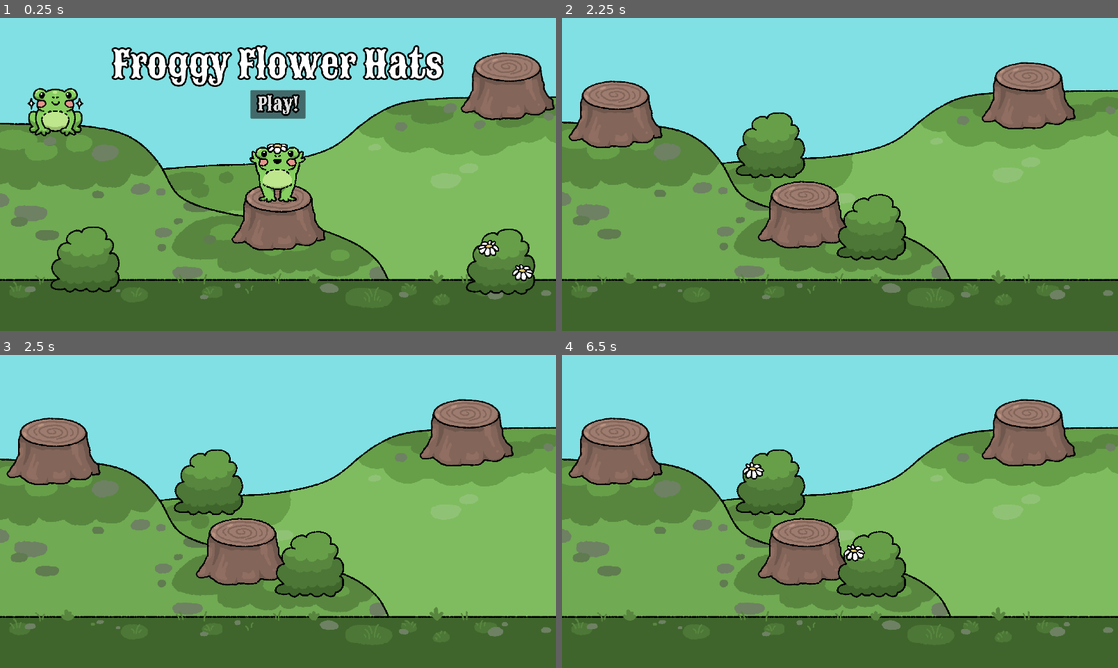
Above: before the commit, frames 1-4 (two rows, left to right).
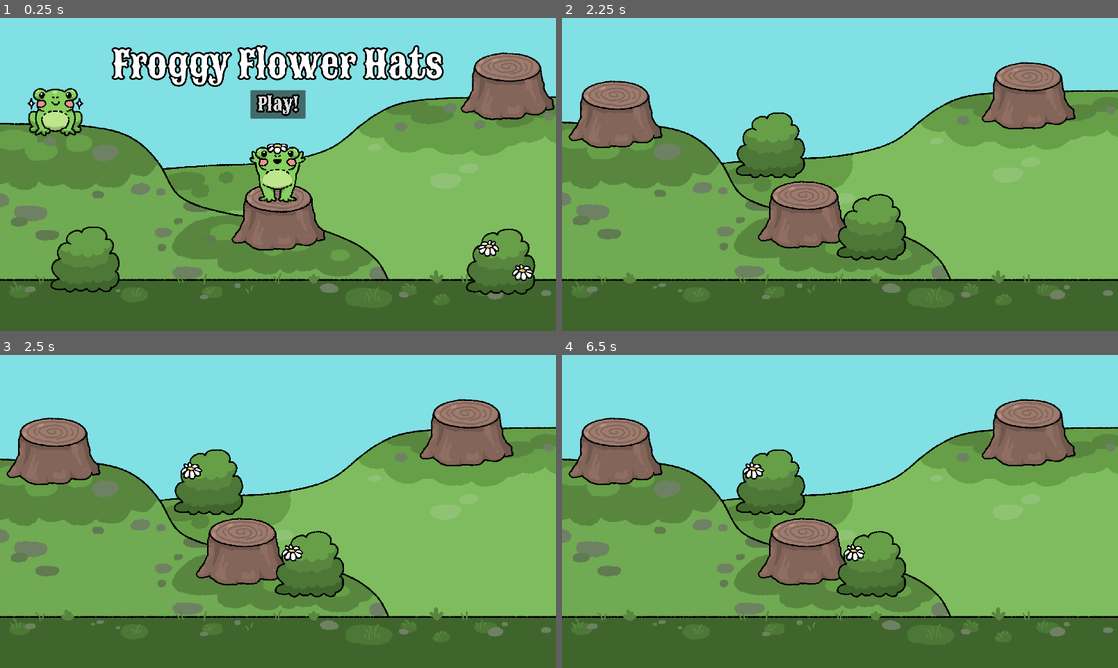
Above: after the commit, the same moments.

Repository: jadicodes/froggy-flower-hats
Game: Godot game, scene res://menu/menu.tscn
Same seed, same stepped clock (60 frames per second), same inputs: the game is played once before the commit and once after it.
Inputs (mouse positions are in pixels of both pictures, inside the frame that each line leads up to):
- Up to frame 1 (0.25 s): no input
- Up to frame 2 (2.25 s): click "Play!" at 0.5 s; click "Play!" at 1.25 s; click "OK" at 2 s
- Up to frame 3 (2.5 s): no input
- Up to frame 4 (6.5 s): tap Enter at 2.75, 4.25, 5.75 s; move the mouse to (962, 495) at 2.77 s; press the mouse at (962, 495) at 2.78 s; tap Space at 3.5, 5 s; move the mouse to (728, 527) at 3.52 s; release the mouse at (728, 527) at 3.53 s; click (728, 527) at 3.6 s; move the mouse to (895, 442) at 4.27 s; press the mouse at (895, 442) at 4.28 s; move the mouse to (812, 574) at 5.02 s; release the mouse at (812, 574) at 5.03 s; click (812, 574) at 5.1 s; move the mouse to (1006, 558) at 5.77 s; press the mouse at (1006, 558) at 5.78 s

Frames 1-2 are identical in both runs. In frame 3, 0.3% of the frame differs, in the area x 32-55%, y 34-66%; in frame 4, nothing differs.

Commit message:
Regrow flowers

Diff:
--- a/flower/bush.gd
+++ b/flower/bush.gd
@@ -4,7 +4,7 @@
 
 var _flower_bud : FlowerBud
 var _current_flowers = 0
-var _possible_times: Array = [3, 5, 7, 8, 9]
+var _possible_times: Array = [8, 10, 12, 15, 17]
 @onready var _markers: Array = [$FlowerBudMarker, $FlowerBudMarker2, $FlowerBudMarker3]
 
 
@@ -26,12 +26,12 @@
 
 
 func _on_growth_timer_timeout() -> void:
-	if _current_flowers < _MAX_FLOWERS:
+	if _find_position():
 		_grow_flower()
 
 
 func _find_position():
 	for _marker in _markers:
-		var _can_grow = _marker._check_has_flower()
+		var _can_grow = !_marker._check_has_flower()
 		if _can_grow:
 			return _marker.position
--- a/flower/bush.tscn
+++ b/flower/bush.tscn
@@ -18,7 +18,6 @@
 texture = ExtResource("1_gn265")
 
 [node name="GrowthTimer" type="Timer" parent="."]
-wait_time = 5.0
 autostart = true
 
 [node name="FlowerBudMarker" parent="." instance=ExtResource("3_p4286")]
--- a/flower/flower_bud/flower_bud.gd
+++ b/flower/flower_bud/flower_bud.gd
@@ -12,9 +12,11 @@
 	set(state):
 		if state == _growth_stages.GROWN:
 			set_collision_layer_value(5, false)
+			set_collision_layer_value(6, true)
 			position = _original_position
 		if state == _growth_stages.GRABBED:
 			set_collision_layer_value(5, true)
+			set_collision_layer_value(6, false)
 		_flower_state = state
 
 
--- a/flower/flower_bud_marker.gd
+++ b/flower/flower_bud_marker.gd
@@ -4,8 +4,12 @@
 
 
 func _check_has_flower() -> bool:
-	if not _has_flower:
-		_has_flower = true
-		return true
-	else:
-		return false
+	return _has_flower
+
+
+func _on_area_2d_area_entered(_area):
+	_has_flower = true
+
+
+func _on_area_2d_area_exited(_area):
+	_has_flower = false
--- a/flower/flower_bud_marker.tscn
+++ b/flower/flower_bud_marker.tscn
@@ -1,6 +1,19 @@
-[gd_scene load_steps=2 format=3 uid="uid://bp8xe1smm6flq"]
+[gd_scene load_steps=3 format=3 uid="uid://bp8xe1smm6flq"]
 
 [ext_resource type="Script" path="res://flower/flower_bud_marker.gd" id="1_j51ym"]
 
+[sub_resource type="CircleShape2D" id="CircleShape2D_qel1m"]
+radius = 14.0
+
 [node name="FlowerBudMarker" type="Marker2D"]
 script = ExtResource("1_j51ym")
+
+[node name="Area2D" type="Area2D" parent="."]
+collision_layer = 0
+collision_mask = 32
+
+[node name="CollisionShape2D" type="CollisionShape2D" parent="Area2D"]
+shape = SubResource("CircleShape2D_qel1m")
+
+[connection signal="area_entered" from="Area2D" to="." method="_on_area_2d_area_entered"]
+[connection signal="area_exited" from="Area2D" to="." method="_on_area_2d_area_exited"]
--- a/project.godot
+++ b/project.godot
@@ -41,6 +41,7 @@
 2d_physics/layer_3="frogs"
 2d_physics/layer_4="detectable_frogs"
 2d_physics/layer_5="detectable_flower"
+2d_physics/layer_6="flower"
 
 [rendering]
 
--- a/world/world.gd
+++ b/world/world.gd
@@ -7,6 +7,7 @@
 var _frog: Frog
 var _current_frogs: int = 0
 var _spawn_locations: Array = [Vector2(-97, 810), Vector2(2018, 809)]
+
 
 func _ready() -> void:
 	_animation_player.play("fade_from_black")
